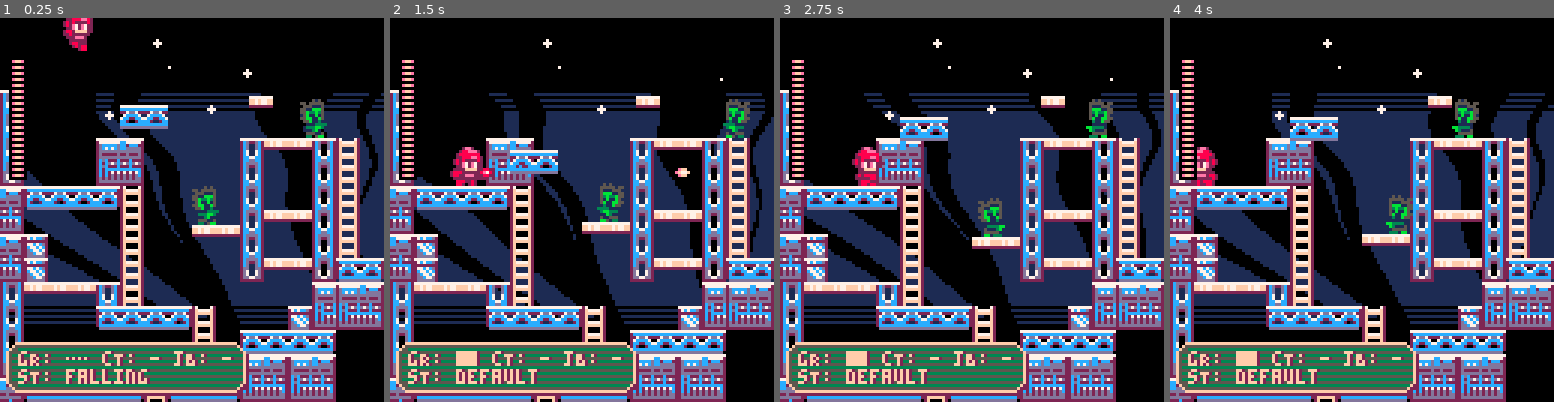
Above: before the commit, frames 1-4 (left to right).
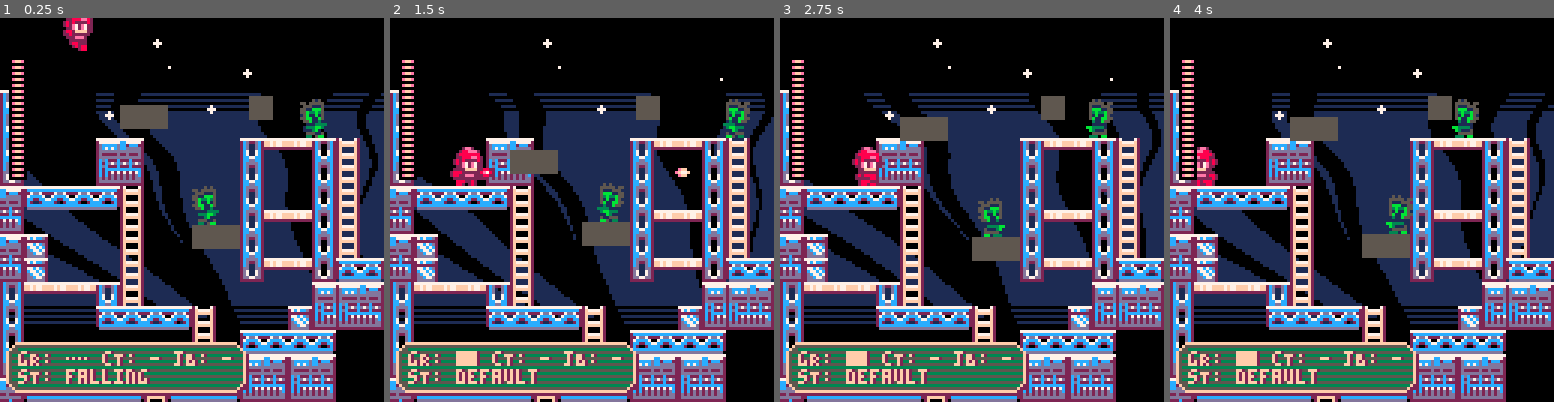
Above: after the commit, the same moments.

Repository: whckmstrjck/picoboy
Game: PICO-8 cartridge picoboy.p8
Two runs of this game, one before a commit and one after it. Both use one fixed random seed, a clock stepped at 60 frames per second and the inputs below.
Inputs:
- Up to frame 1 (0.25 s): no input
- Up to frame 2 (1.5 s): tap X (X key) at 0.33, 1.07 s; tap O (Z key) at 0.7 s
- Up to frame 3 (2.75 s): hold Right 1.6-2.1 s; tap O (Z key) at 1.7, 2.1, 2.5 s; tap X (X key) at 1.85 s; hold Up 2.15-2.42 s; hold Right from 2.47 s (still down)
- Up to frame 4 (4 s): tap O (Z key) at 2.9, 3.3, 3.7 s; tap X (X key) at 2.97 s; release Right at 3.03 s; hold Left 3.08-3.58 s; hold Down 3.63-3.97 s

The runs differ from the first frame. In frame 1, 2.0% of the frame differs, in the area x 31-72%, y 20-61%; in frame 2, 2.0%; in frame 3, 2.0%; in frame 4, 2.0%.

Commit message:
Refactor platform and player interactions for improved movement dynamics

Diff:
--- a/lua/classes/actor.lua
+++ b/lua/classes/actor.lua
@@ -7,6 +7,7 @@
   vy_max = 4,
   gravity = .14,
   grounded = nil, -- nil, solid, semisolid, ladder
+  current_platform = nil,
 
   -- collisions
   platform = nil,
@@ -100,6 +101,7 @@
     return new_x, new_vx, hit
   end,
   collide_y = function(_ENV)
+    current_platform = nil
     local dir = sgn(vy)
     local x_checks = {
       x + vx + skin_w,
@@ -173,6 +175,7 @@
         new_y = platform_hit.y - height
         platform = platform_hit
         add(platform_hit.riders, _ENV)
+        current_platform = platform_hit
       end
     elseif hit then
       new_vy = 0
--- a/lua/classes/platform.lua
+++ b/lua/classes/platform.lua
@@ -76,9 +76,9 @@
     riders = {}
   end,
   draw = function(_ENV)
-    for i = 0, width - 8, 8 do
-      spr(type == 'solid' and 130 or 177, x + i, y)
-    end
-    -- rectfill(x, y, x + width - 1, y + height - 1, 5)
+    -- for i = 0, width - 8, 8 do
+    --   spr(type == 'solid' and 130 or 177, x + i, y)
+    -- end
+    rectfill(x, y, x + width - 1, y + height - 1, 5)
   end
 })
--- a/lua/classes/player/player.lua
+++ b/lua/classes/player/player.lua
@@ -83,6 +83,9 @@
       grounded = nil
       vy = gravity * 4 -- bad bad magic no.
       y += 1
+      if current_platform and current_platform.dir > 0 then
+        y += current_platform.speed * 2
+      end
     end
 
     -- JUMPING
